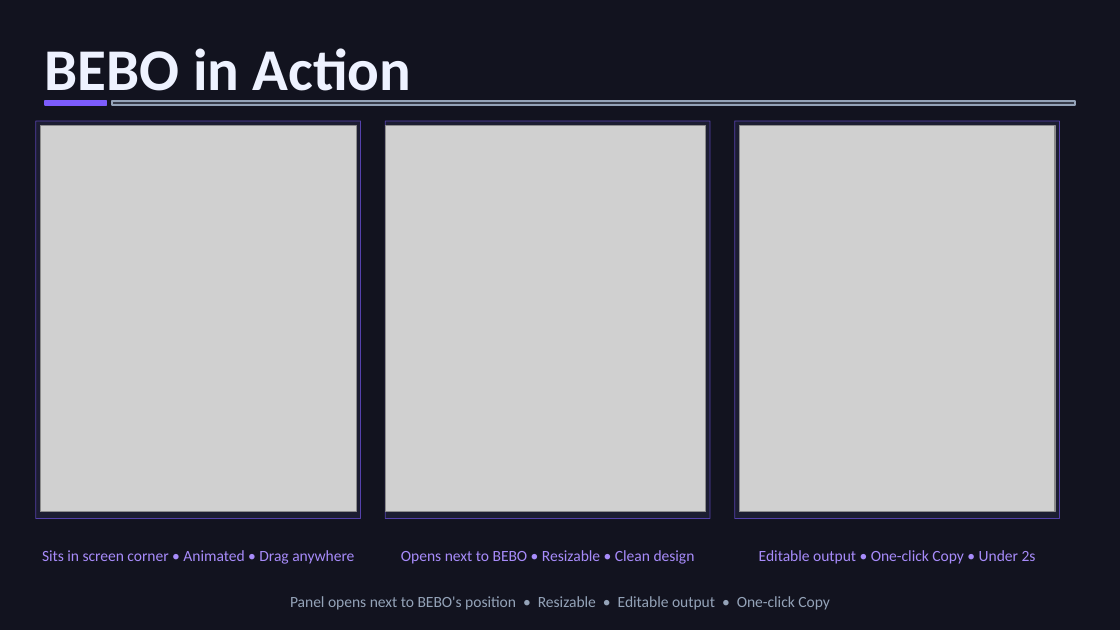
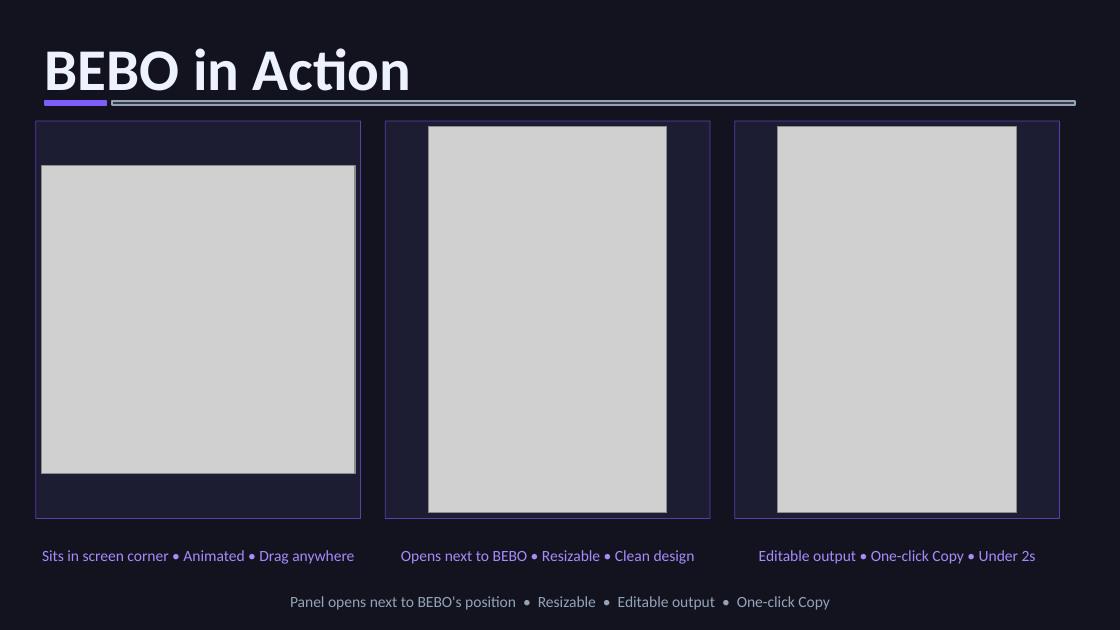
Before and after one commit to bhavik8025/BEBO-the-PET, a slide deck: slide 11 of BEBO-Pitch-Deck.pptx. Drawn at 1120x630 pixels with LibreOffice and Linux fonts; fonts in the diff are those of the drawing; grey boxes stand for pictures. Boxes give left, top, right and bottom in pixels: in the first picture for what was removed or moved away, otherwise in the second. Text is boxed around its words. In the diff, an @@ line names an element or a change of style, - is before the commit and + after.

```diff
--- a/BEBO-Pitch-Deck.pptx
+++ b/BEBO-Pitch-Deck.pptx
@@ picture: place and size @@
-picture at bbox=[385, 125, 706, 512]
+picture at bbox=[429, 127, 668, 513]
@@ picture: place and size @@
-picture at bbox=[739, 125, 1055, 512]
+picture at bbox=[778, 127, 1017, 513]
@@ picture: place and size @@
-picture at bbox=[40, 125, 356, 512]
+picture at bbox=[41, 166, 355, 474]
```
Also in this commit, not shown: 12 other slides changed, 17 other files.
